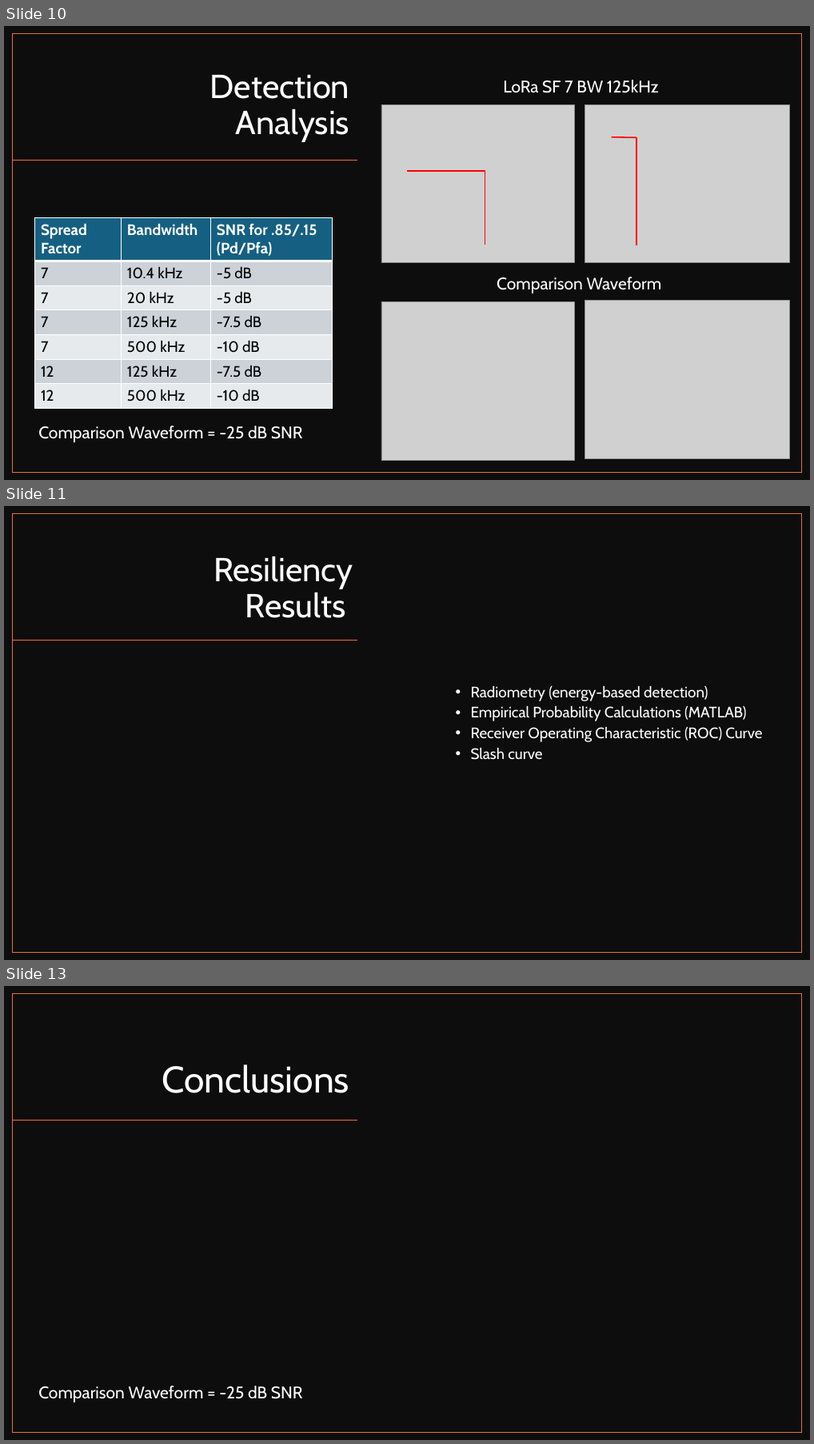
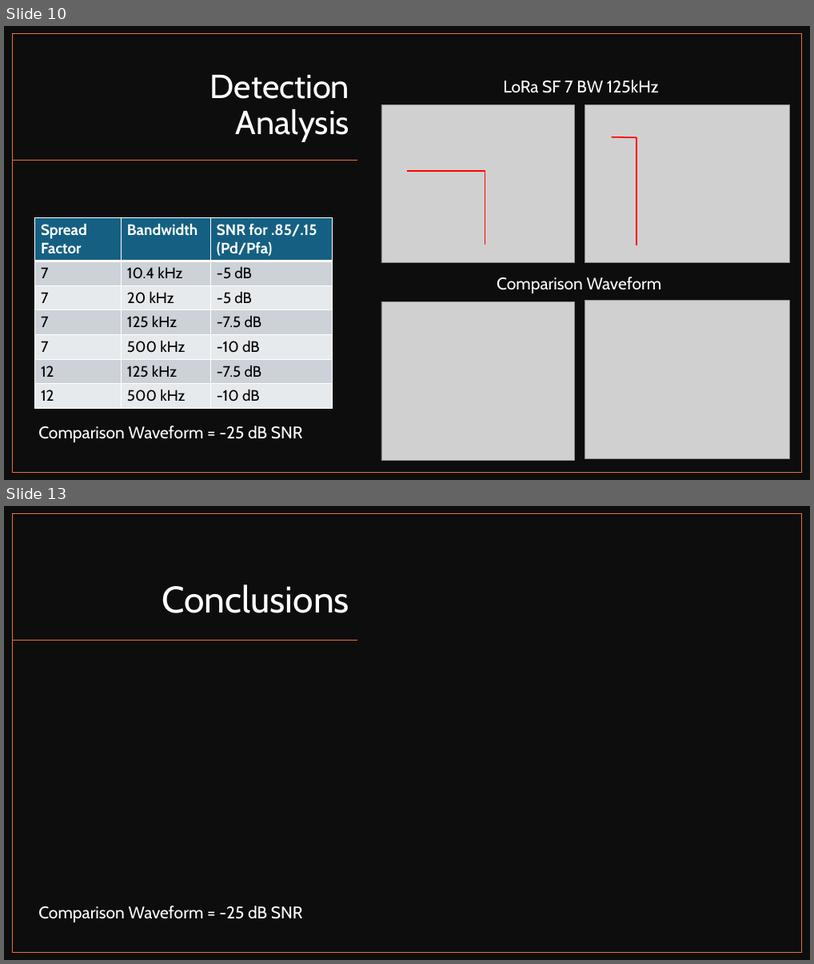
Before and after one commit to Brycycle/WES-CAPSTONE, a slide deck: Deliveries/Capstone Final Video_Bryce Rooney - Copy.pptx. Shown one above the other, each under a label of ours: slides 10, 11 and 13 before the commit, slides 10 and 13 after it; the slides between them are not shown. The pictures are 814x1444 and 814x964 pixels, drawn with LibreOffice and Linux fonts; fonts in the diff are those of the drawing; grey boxes stand for pictures. Boxes give left, top, right and bottom in pixels: in the first picture for what was removed or moved away, otherwise in the second. Text is boxed around its words. In the diff, an @@ line names an element or a change of style, - is before the commit and + after.

```diff
--- a/Deliveries/Capstone Final Video_Bryce Rooney - Copy.pptx
+++ b/Deliveries/Capstone Final Video_Bryce Rooney - Copy.pptx
@@ slide 11 removed at (4,506,810,960), background #FFFFFF @@
@@ rectangle removed at (4,506,810,960) @@
@@ rectangle removed at (13,514,802,952) @@
@@ title removed at (214,556,354,618) @@
-Resiliency
-Results
@@ line removed from (358, 640) to (13, 640) @@
@@ text removed at (471,686,762,760) @@
-  • Radiometry (energy-based detection)
-  • Empirical Probability Calculations (MATLAB)
-  • Receiver Operating Characteristic (ROC) Curve
-  • Slash curve
```
Also in this commit, not shown: 1 slide changed, 1 slide added, 2 other files.
